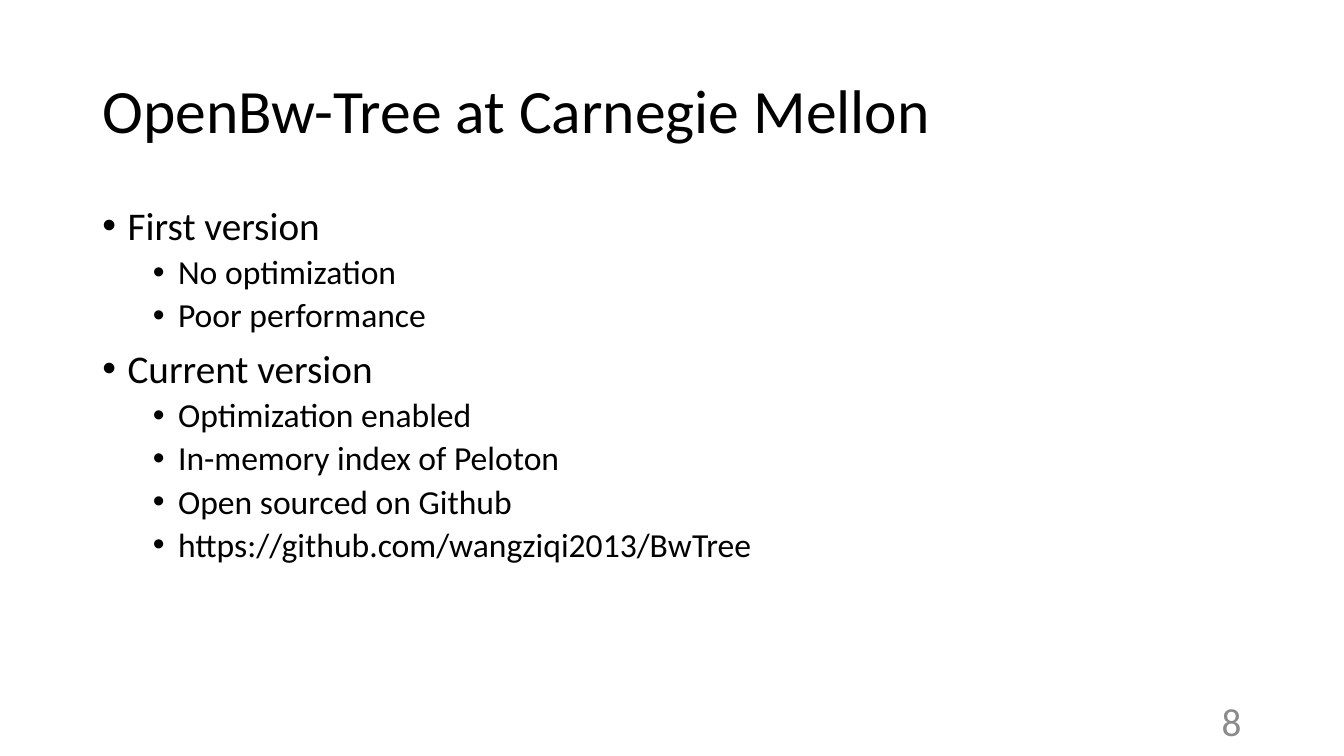
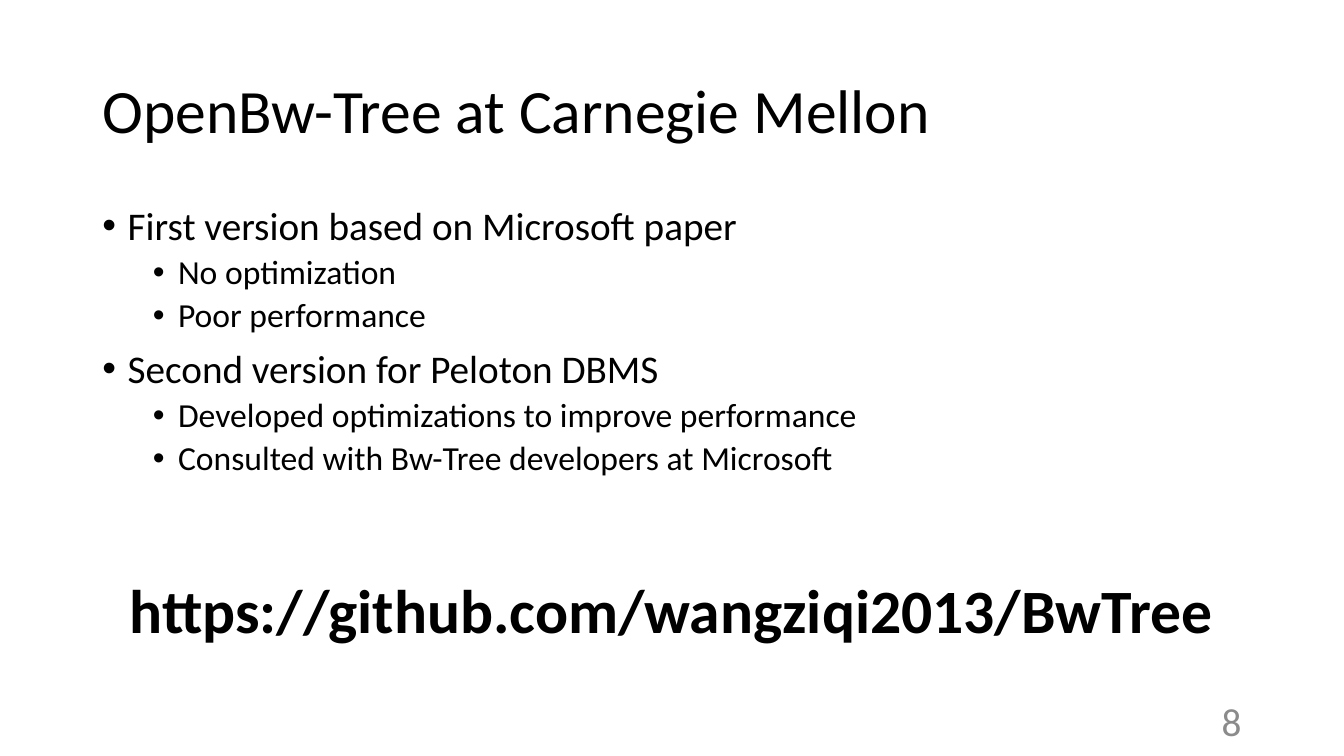
Before and after one commit to wangziqi2013/BwTree, a slide deck: slide 8 of SIGMOD 2018.pptx. Drawn at 1344x756 pixels with LibreOffice and Linux fonts; fonts in the diff are those of the drawing. Boxes give left, top, right and bottom in pixels: in the first picture for what was removed or moved away, otherwise in the second. Text is boxed around its words. In the diff, an @@ line names an element or a change of style, - is before the commit and + after.

Commit message:
Updating slides

```diff
--- a/SIGMOD 2018.pptx
+++ b/SIGMOD 2018.pptx
@@ text at (x1=128, y1=212, x2=737, y2=247): text changed @@
-• First version
+• First version based on Microsoft paper
@@ text at (x1=128, y1=355, x2=856, y2=476): text changed @@
-• Current version
-  • Optimization enabled
-  • In-memory index of Peloton
-  • Open sourced on Github
-  • https://github.com/wangziqi2013/BwTree
+• Second version for Peloton DBMS
+  • Developed optimizations to improve performance
+  • Consulted with Bw-Tree developers at Microsoft
@@ text added at (x1=130, y1=589, x2=1213, y2=644), 44 pt, text #000000, bold @@
+https://github.com/wangziqi2013/BwTree
```
Also in this commit, not shown: 10 other slides changed, 1 slide added, 1 slide removed.
